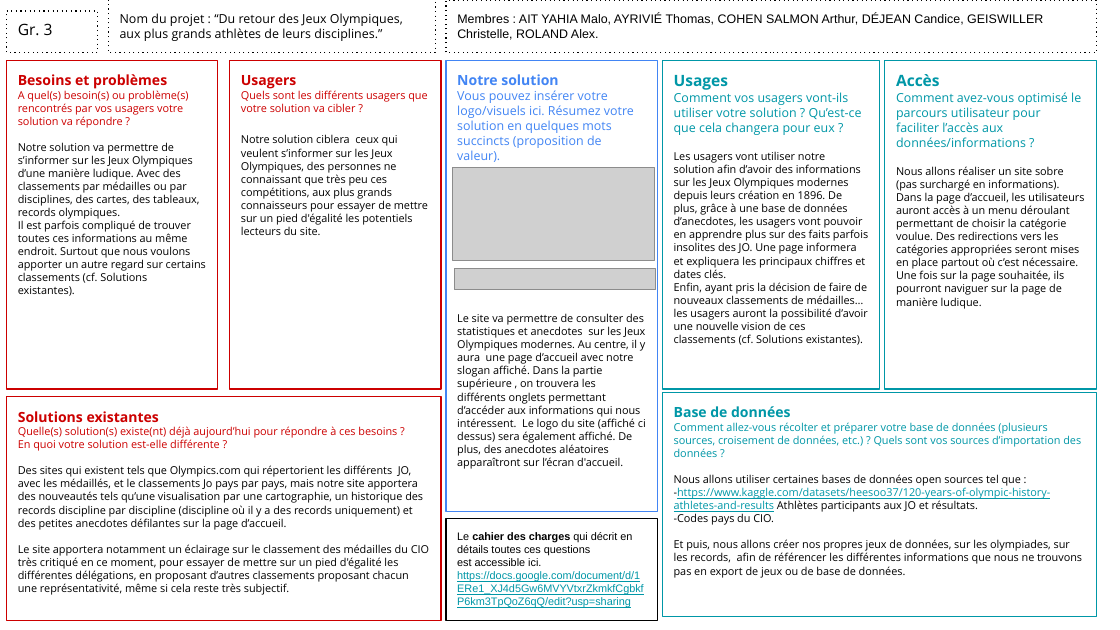
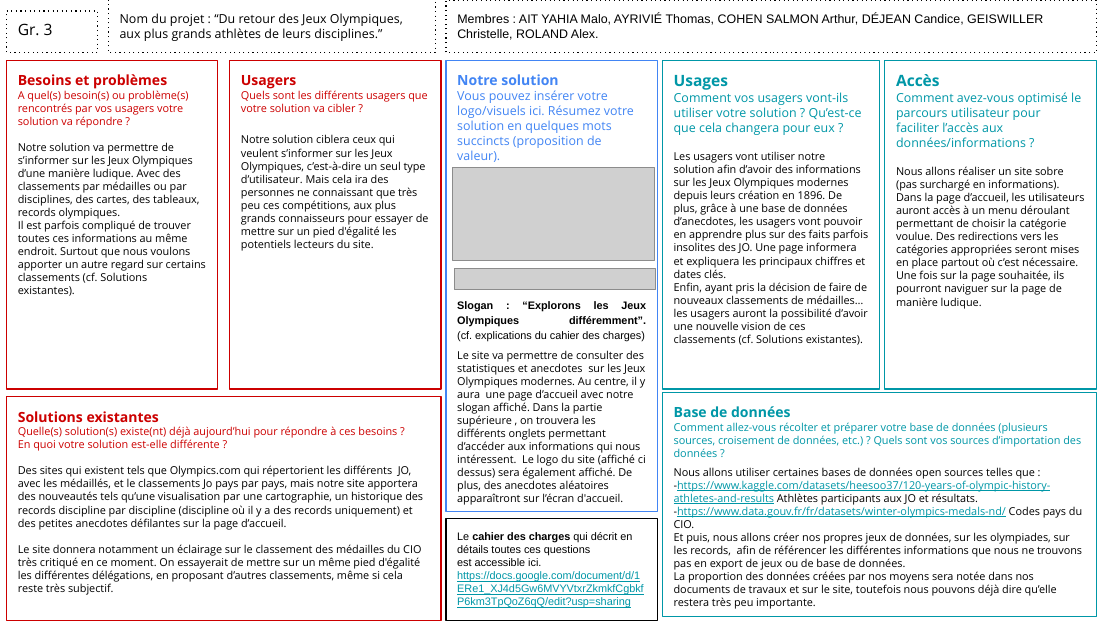
Before and after one commit to cgeiswil/PROJET_JO, a slide deck: slide 1 of Gr3 - Canevas - CDC.pptx. Drawn at 1120x630 pixels with LibreOffice and Linux fonts; fonts in the diff are those of the drawing; grey boxes stand for pictures. Boxes give left, top, right and bottom in pixels: in the first picture for what was removed or moved away, otherwise in the second. Text is boxed around its words. In the diff, an @@ line names an element or a change of style, - is before the commit and + after.

```diff
--- a/Gr3 - Canevas - CDC.pptx
+++ b/Gr3 - Canevas - CDC.pptx
@@ text in rectangle at (446, 60, 657, 512): paragraph added @@
+Slogan : “Explorons les Jeux Olympiques différemment”.
+(cf. explications du cahier des charges)
@@ text in rectangle at (241, 134, 429, 251): text changed @@
-Notre solution ciblera ceux qui veulent s’informer sur les Jeux Olympiques, des personnes ne connaissant que très peu ces compétitions, aux plus grands connaisseurs pour essayer de mettre sur un pied d'égalité les potentiels lecteurs du site.
+Notre solution ciblera ceux qui veulent s’informer sur les Jeux Olympiques, c’est-à-dire un seul type d’utilisateur. Mais cela ira des personnes ne connaissant que très peu ces compétitions, aux plus grands connaisseurs pour essayer de mettre sur un pied d'égalité les potentiels lecteurs du site.
@@ text in rectangle at (674, 467, 1035, 479): text changed @@
-Nous allons utiliser certaines bases de données open sources tel que :
+Nous allons utiliser certaines bases de données open sources telles que :
@@ text in rectangle at (674, 506, 1082, 528): text changed; text colour #000000 to #0097A7 @@
--Codes pays du CIO.
+-https://www.data.gouv.fr/fr/datasets/winter-olympics-medals-nd/ Codes pays du CIO.
@@ text in rectangle at (18, 544, 421, 595): text changed @@
-Le site apportera notamment un éclairage sur le classement des médailles du CIO très critiqué en ce moment, pour essayer de mettre sur un pied d'égalité les différentes délégations, en proposant d’autres classements proposant chacun une représentativité, même si cela reste très subjectif.
+Le site donnera notamment un éclairage sur le classement des médailles du CIO très critiqué en ce moment. On essayerait de mettre sur un même pied d'égalité les différentes délégations, en proposant d’autres classements, même si cela reste très subjectif.
@@ text in rectangle at (674, 571, 1057, 609): paragraph added @@
+La proportion des données créées par nos moyens sera notée dans nos documents de travaux et sur le site, toutefois nous pouvons déjà dire qu’elle restera très peu importante.
```
